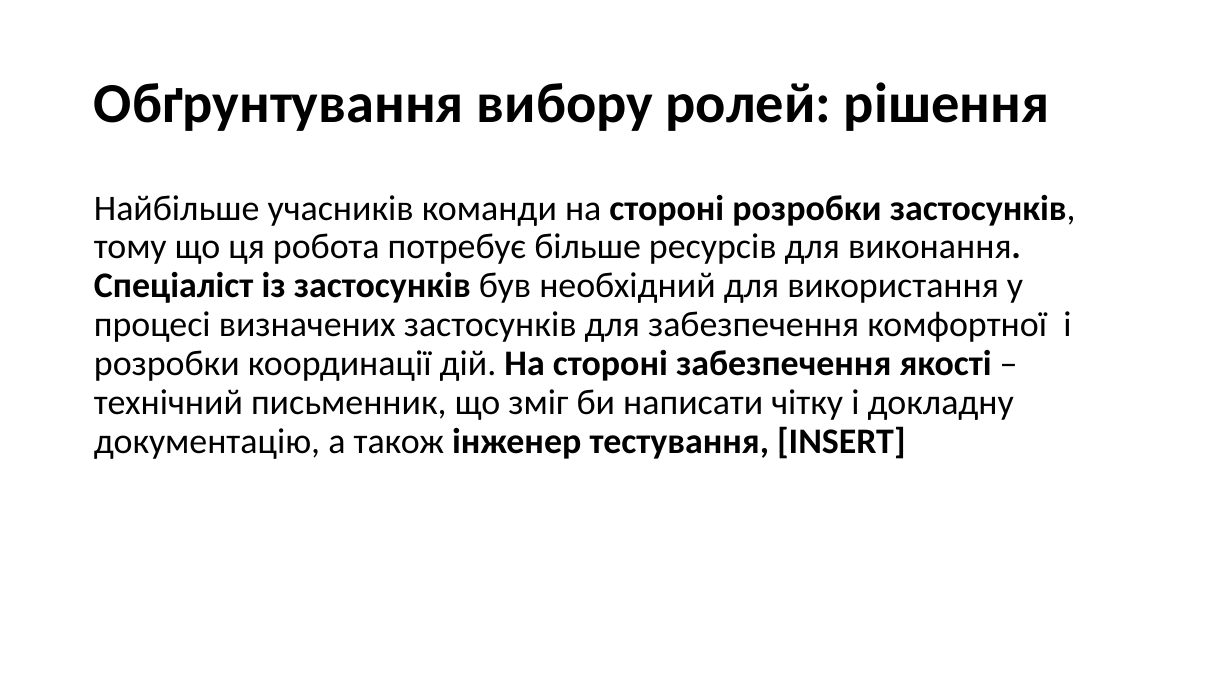
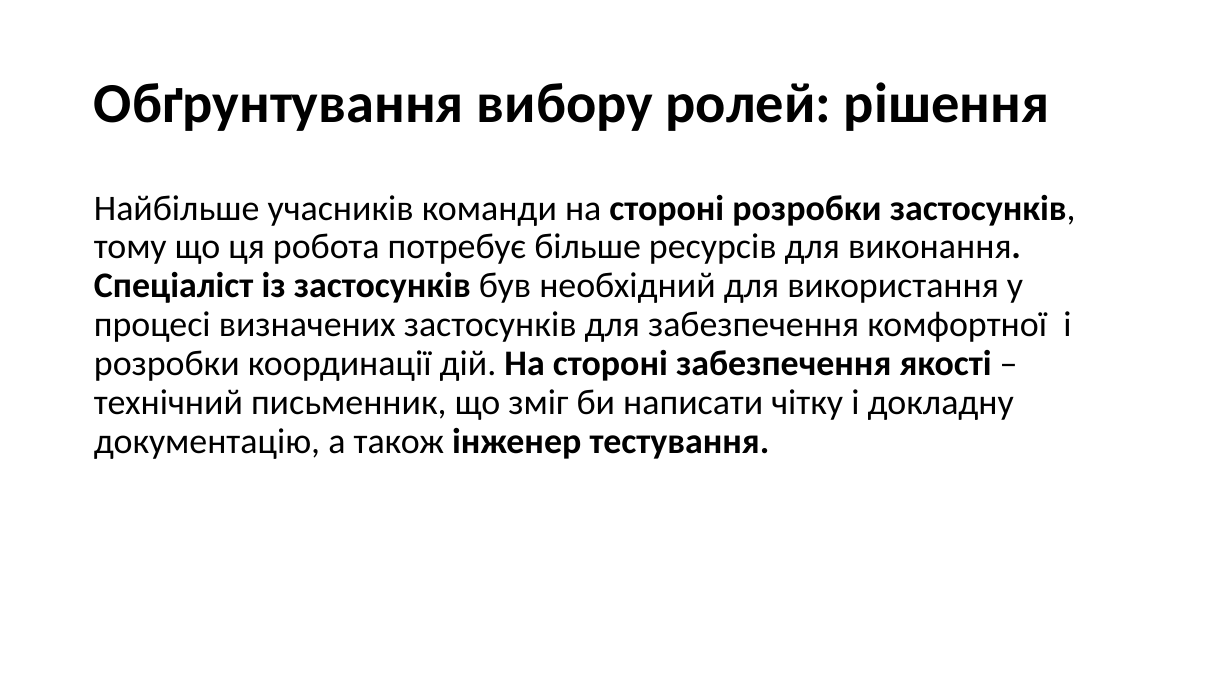
Before and after one commit to d3mage/elektronna_kafedra, a slide deck: slide 5 of elektronna_kafedra.pptx (slide 6 before the commit). Drawn at 1232x693 pixels with LibreOffice and Linux fonts; fonts in the diff are those of the drawing. Boxes give left, top, right and bottom in pixels: in the first picture for what was removed or moved away, otherwise in the second. Text is boxed around its words. In the diff, an @@ line names an element or a change of style, - is before the commit and + after.

```diff
--- a/elektronna_kafedra.pptx
+++ b/elektronna_kafedra.pptx
@@ text at (94, 194, 1076, 459): text changed @@
-Найбільше учасників команди на стороні розробки застосунків, тому що ця робота потребує більше ресурсів для виконання. Спеціаліст із застосунків був необхідний для використання у процесі визначених застосунків для забезпечення комфортної і розробки координації дій. На стороні забезпечення якості – технічний письменник, що зміг би написати чітку і докладну документацію, а також інженер тестування, [INSERT]
+Найбільше учасників команди на стороні розробки застосунків, тому що ця робота потребує більше ресурсів для виконання. Спеціаліст із застосунків був необхідний для використання у процесі визначених застосунків для забезпечення комфортної і розробки координації дій. На стороні забезпечення якості – технічний письменник, що зміг би написати чітку і докладну документацію, а також інженер тестування.
```
Also in this commit, not shown: 3 other slides changed, 1 slide removed, 2 other files.
